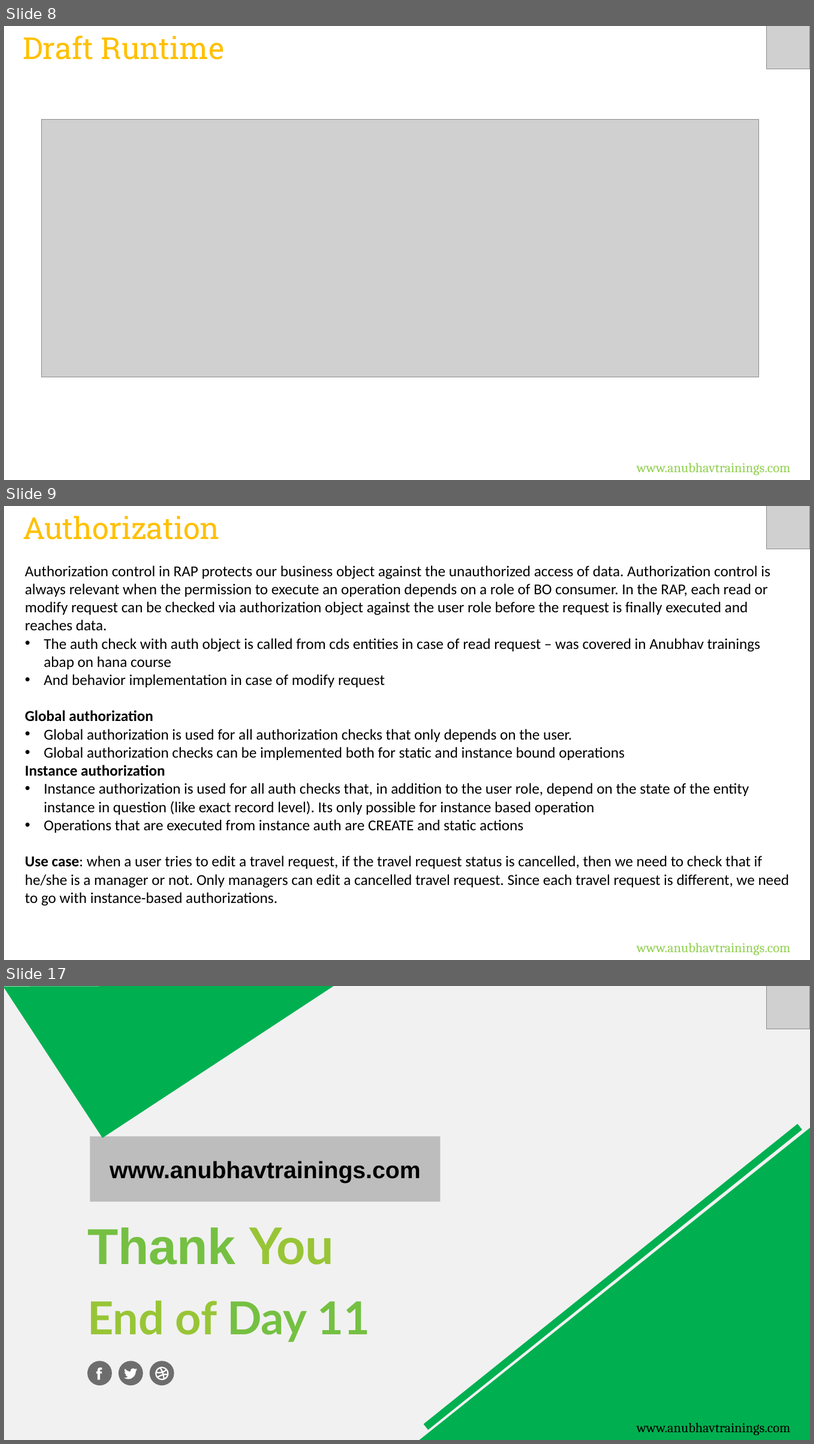
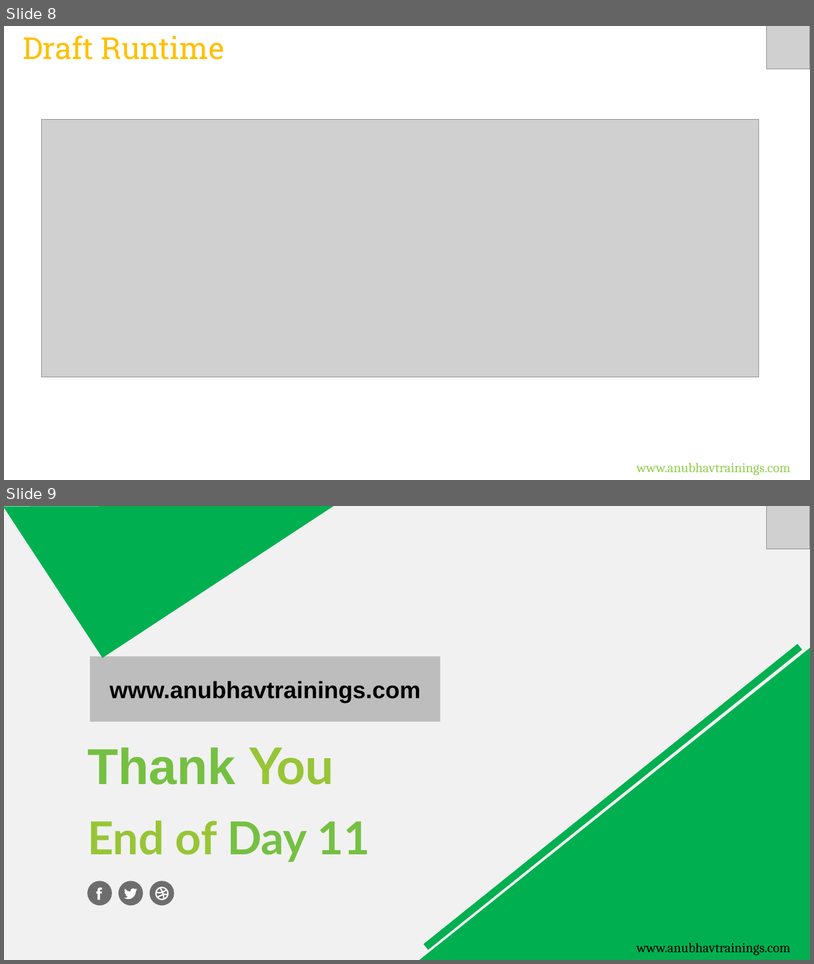
Before and after one commit to tprudhvisap/RAP_Training_Applied_Materials, a slide deck: Day 11/DAY-11.pptx. Shown one above the other, each under a label of ours: slides 8, 9 and 17 before the commit, slides 8 and 9 after it; the slides between them are not shown. The pictures are 814x1444 and 814x964 pixels, drawn with LibreOffice and Linux fonts; fonts in the diff are those of the drawing; grey boxes stand for pictures. Boxes give left, top, right and bottom in pixels: in the first picture for what was removed or moved away, otherwise in the second. Text is boxed around its words. In the diff, an @@ line names an element or a change of style, - is before the commit and + after.

Commit message:
Auto bot updater RAP Course

```diff
--- a/Day 11/DAY-11.pptx
+++ b/Day 11/DAY-11.pptx
@@ slide 9 removed at box(4, 506, 810, 960), background #FFFFFF @@
@@ text removed at box(23, 516, 220, 540) @@
-Authorization
@@ picture removed at box(767, 506, 810, 549) @@
@@ text removed at box(25, 565, 790, 906) @@
-Authorization control in RAP protects our business object against the unauthorized access of data. Authorization control is always relevant when the permission to execute an operation depends on a role of BO consumer. In the RAP, each read or modify request can be checked via authorization object against the user role before the request is finally executed and reaches data.
-• The auth check with auth object is called from cds entities in case of read request – was covered in Anubhav trainings abap on hana course
-• And behavior implementation in case of modify request
-Global authorization
-• Global authorization is used for all authorization checks that only depends on the user.
-• Global authorization checks can be implemented both for static and instance bound operations
-Instance authorization
-• Instance authorization is used for all auth checks that, in addition to the user role, depend on the state of the entity instance in question (like exact record level). Its only possible for instance based operation
-• Operations that are executed from instance auth are CREATE and static actions
-Use case: when a user tries to edit a travel request, if the travel request status is cancelled, then we need to check that if he/she is a manager or not. Only managers can edit a cancelled travel request. Since each travel request is different, we need to go with instance-based authorizations.
@@ text removed at box(637, 942, 791, 955) @@
-www.anubhavtrainings.com
@@ what was slide 17 is now slide 9 @@
```
Also in this commit, not shown: 2 slides changed, 7 other slides removed, 2 other files.
